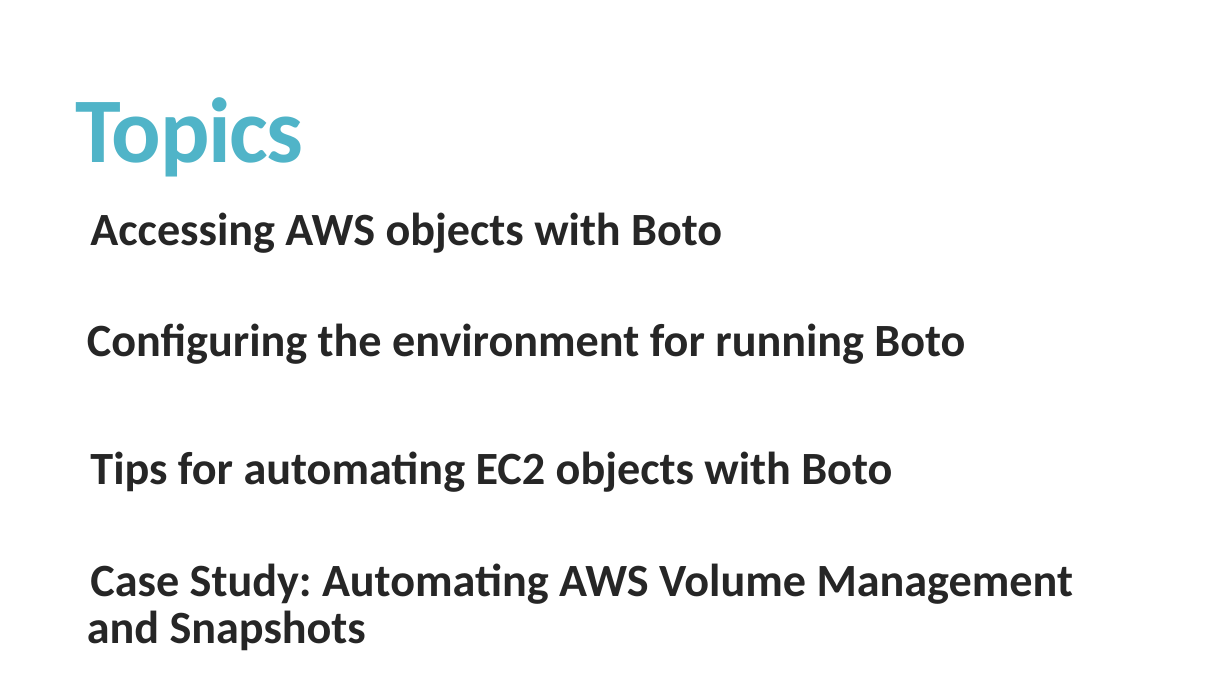
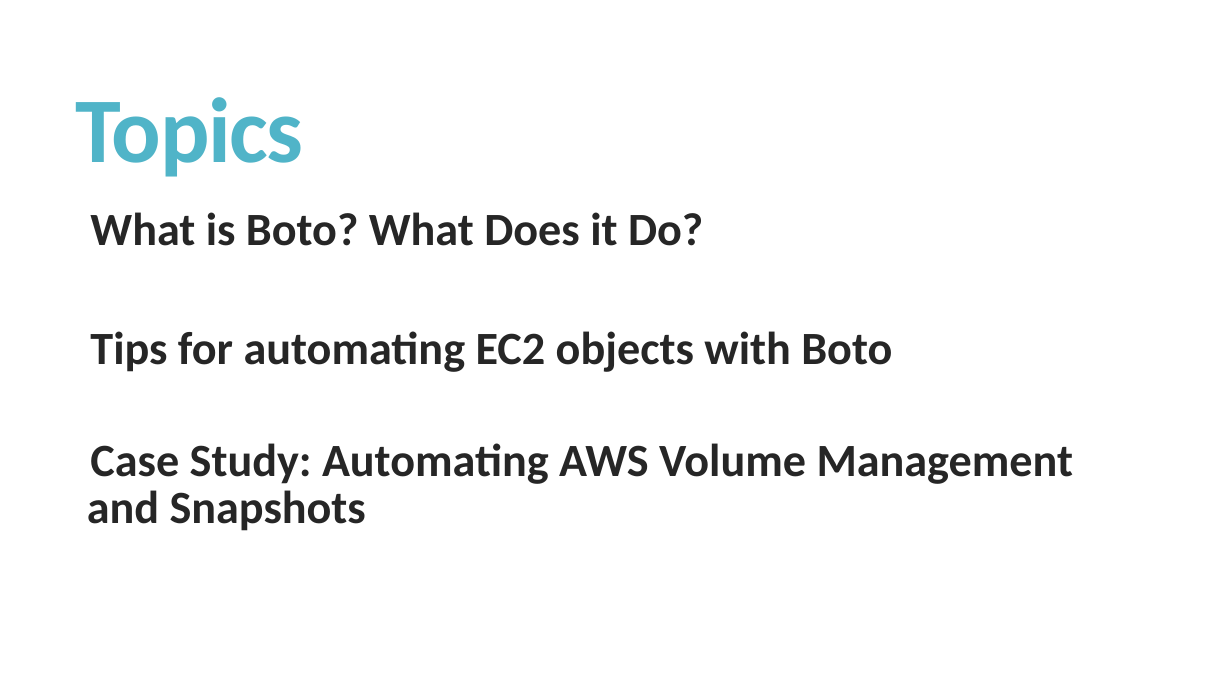
Before and after one commit to managedkaos/aws-scripts, a slide deck: slide 4 of Tips for Automating AWS with Python and Boto.pptx. Drawn at 1232x693 pixels with LibreOffice and Linux fonts; fonts in the diff are those of the drawing. Boxes give left, top, right and bottom in pixels: in the first picture for what was removed or moved away, otherwise in the second. Text is boxed around its words. In the diff, an @@ line names an element or a change of style, - is before the commit and + after.

Commit message:
Added case study
Added the case study for creating a volume management script using boto.

```diff
--- a/Tips for Automating AWS with Python and Boto.pptx
+++ b/Tips for Automating AWS with Python and Boto.pptx
@@ text at box(90, 212, 703, 246): text changed @@
-  Accessing AWS objects with Boto
-  Configuring the environment for running Boto
+  What is Boto? What Does it Do?
```
Also in this commit, not shown: 1 other slide changed, 15 slides added, 6 slides removed.
